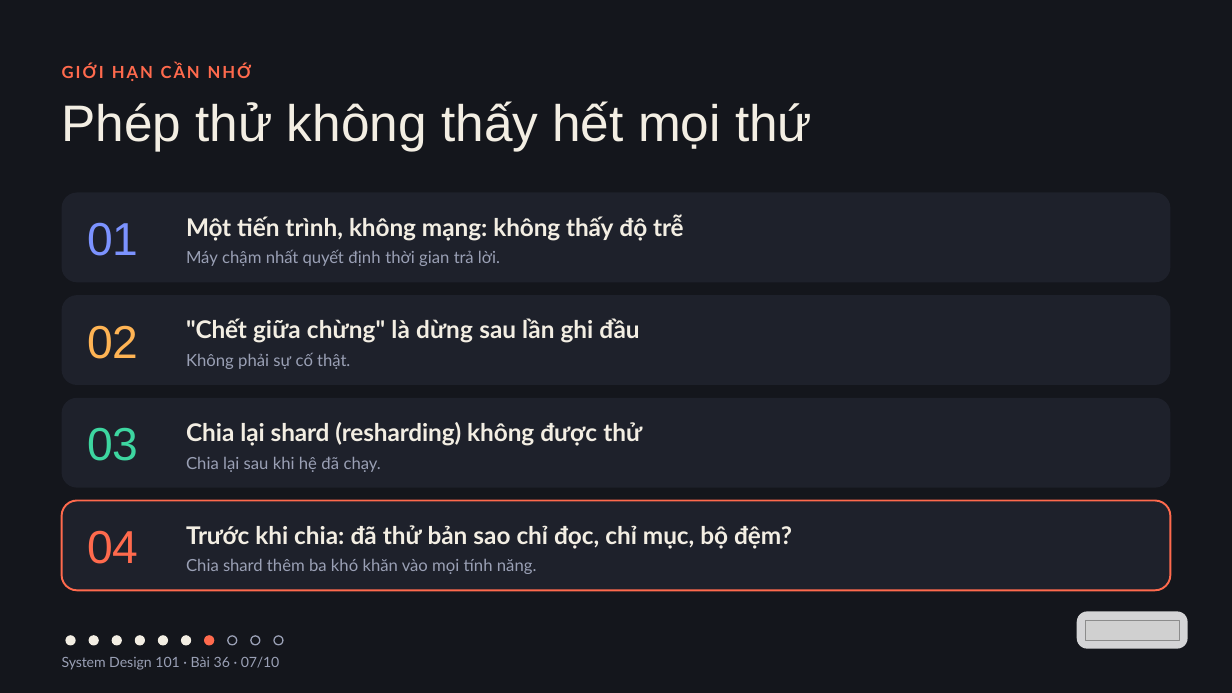
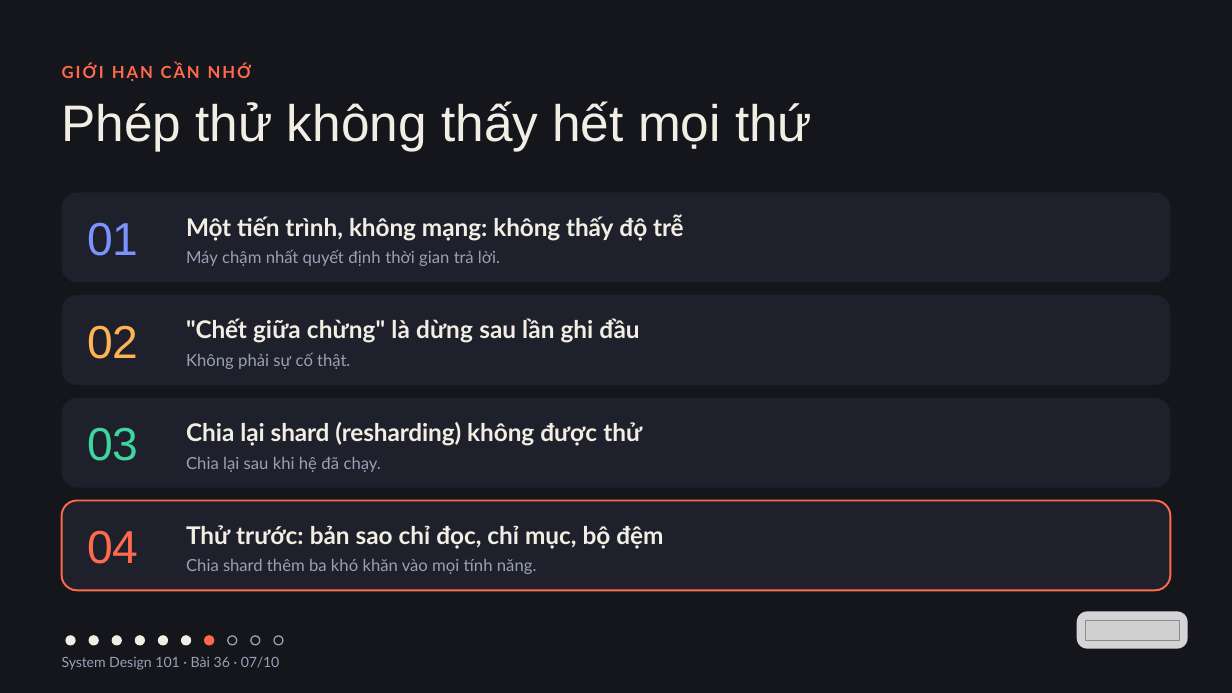
Before and after one commit to vohoailinh90/tool-marketing-studio, a slide deck: slide 7 of system-design-101/vi/lessons/sd-04-036/slides/sd-04-036.pptx. Drawn at 1232x693 pixels with LibreOffice and Linux fonts; fonts in the diff are those of the drawing; grey boxes stand for pictures. Boxes give left, top, right and bottom in pixels: in the first picture for what was removed or moved away, otherwise in the second. Text is boxed around its words. In the diff, an @@ line names an element or a change of style, - is before the commit and + after.

```diff
--- a/system-design-101/vi/lessons/sd-04-036/slides/sd-04-036.pptx
+++ b/system-design-101/vi/lessons/sd-04-036/slides/sd-04-036.pptx
@@ text at [186, 525, 663, 549]: text changed @@
-Trước khi chia: đã thử bản sao chỉ đọc, chỉ mục, bộ đệm?
+Thử trước: bản sao chỉ đọc, chỉ mục, bộ đệm
```
Also in this commit, not shown: 7 other slides changed.
